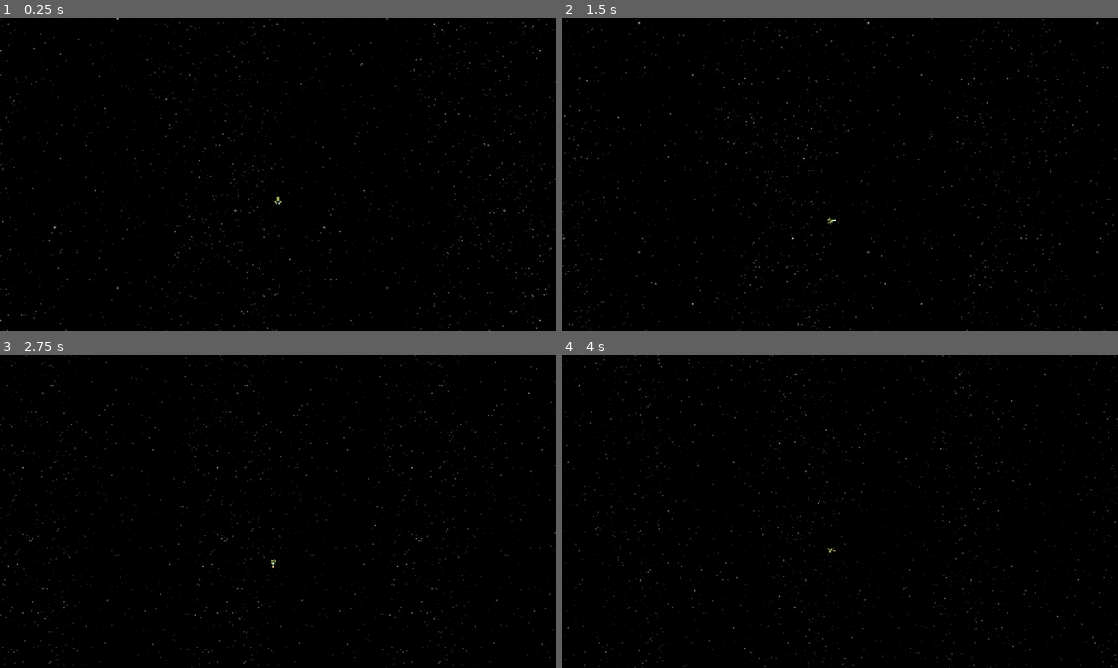
Above: before the commit, frames 1-4 (two rows, left to right).
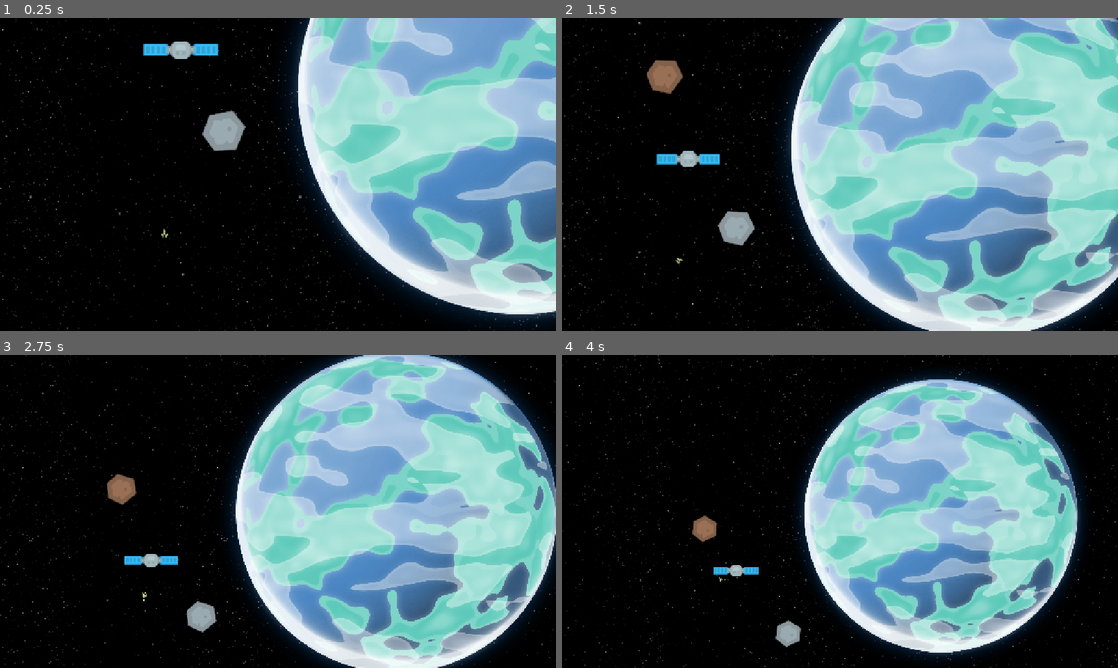
Above: after the commit, the same moments.

Repository: Kevallion/projet_k
Game: Godot game, scene res://scenes/levels/level_1.tscn
Two runs of this game, one before a commit and one after it. Both use one fixed random seed, a clock stepped at 60 frames per second and the inputs below.
Inputs (mouse positions are in pixels of both pictures, inside the frame that each line leads up to):
- Up to frame 1 (0.25 s): no input
- Up to frame 2 (1.5 s): move the mouse to (962, 158) at 0.52 s; hold Right (ui_right) 0.53-1.25 s; tap Mouse wheel down (molette_down) at 0.6 s; click (962, 158) at 0.67 s; drag from (728, 190) to (840, 143) at 1.27 s
- Up to frame 3 (2.75 s): move the mouse to (333, 442) at 2.02 s; hold Right (ui_right) from 2.03 s (still down); tap Mouse wheel down (molette_down) at 2.1 s
- Up to frame 4 (4 s): release Right (ui_right) at 2.75 s; drag from (812, 574) to (673, 464) at 2.77 s; move the mouse to (1006, 558) at 3.52 s; hold Left (ui_left) from 3.53 s (still down); tap Mouse wheel down (molette_down) at 3.6 s

The runs differ from the first frame. In frame 1, 42% of the frame differs, in the area x 0-100%, y 0-100%; in frame 2, 56%; in frame 3, 50%; in frame 4, 37%.

Commit message:
fix minor

Diff:
--- a/project.godot
+++ b/project.godot
@@ -29,6 +29,7 @@
 [global_group]
 
 player="joueur"
+space_object=""
 
 [input]
 
@@ -43,6 +44,12 @@
 ]
 }
 
+[layer_names]
+
+2d_physics/layer_1="player"
+2d_physics/layer_2="space_objet"
+2d_physics/layer_3="intéraction"
+
 [physics]
 
 3d/physics_engine="Jolt Physics"
--- a/scenes/levels/level_1.tscn
+++ b/scenes/levels/level_1.tscn
@@ -5,6 +5,10 @@
 [ext_resource type="Script" uid="uid://bmppbil7kx440" path="res://scripts/ui/camera_area_2d.gd" id="3_x42e6"]
 [ext_resource type="AudioStream" uid="uid://drm1str7chls" path="res://assets/audio/music/Space 1.mp3" id="4_x42e6"]
 [ext_resource type="Texture2D" uid="uid://cffjnt6mm0lu4" path="res://assets/sprites/3261219552.png" id="5_6761a"]
+[ext_resource type="Script" uid="uid://jgxd8lob1aub" path="res://scripts/entities/asteroid.gd" id="5_oc4kc"]
+[ext_resource type="Texture2D" uid="uid://dt4jkuu2luw2b" path="res://assets/sprites/meteors/meteorGrey_small2.png" id="6_s8va5"]
+[ext_resource type="Script" uid="uid://c2sl5dggvfeu5" path="res://scripts/entities/planet.gd" id="8_dga24"]
+[ext_resource type="PackedScene" uid="uid://cbus4r2vum2hc" path="res://scenes/entities/spatial_station.tscn" id="10_qxy0u"]
 
 [sub_resource type="RectangleShape2D" id="RectangleShape2D_6761a"]
 size = Vector2(1400, 1000)
@@ -1770,10 +1774,13 @@
 "speed": 5.0
 }]
 
+[sub_resource type="CircleShape2D" id="CircleShape2D_excbq"]
+radius = 964.0021
+
 [node name="Level1" type="Node2D" unique_id=708747007]
 
 [node name="Player" parent="." unique_id=632786190 instance=ExtResource("1_6iamk")]
-position = Vector2(922, 464)
+position = Vector2(511, 571)
 
 [node name="ParallaxNode" type="Node2D" parent="." unique_id=1992718094]
 z_index = -1000
@@ -1807,6 +1814,26 @@
 stream = ExtResource("4_x42e6")
 autoplay = true
 parameters/looping = true
+
+[node name="Asteroid" type="CharacterBody2D" parent="." unique_id=467215900 groups=["space_object"]]
+position = Vector2(523, -95.04974)
+collision_layer = 2
+script = ExtResource("5_oc4kc")
+metadata/_custom_type_script = "uid://jgxd8lob1aub"
+
+[node name="Asteroid2" type="CharacterBody2D" parent="." unique_id=2047042607 groups=["space_object"]]
+position = Vector2(1351, -478)
+collision_layer = 2
+script = ExtResource("5_oc4kc")
+metadata/_custom_type_script = "uid://jgxd8lob1aub"
+
+[node name="Asteroid3" type="CharacterBody2D" parent="." unique_id=1676775816 groups=["space_object"]]
+position = Vector2(645, 310)
+collision_layer = 2
+platform_on_leave = 2
+script = ExtResource("5_oc4kc")
+asteroidTexture = ExtResource("6_s8va5")
+metadata/_custom_type_script = "uid://jgxd8lob1aub"
 
 [node name="AnimatedSprite2D" type="AnimatedSprite2D" parent="." unique_id=1055201885]
 texture_filter = 1
@@ -1815,6 +1842,22 @@
 autoplay = "default"
 frame_progress = 0.09672816
 
+[node name="Planet" type="CharacterBody2D" parent="." unique_id=1163074045]
+position = Vector2(1330, 244)
+collision_layer = 0
+script = ExtResource("8_dga24")
+metadata/_custom_type_script = "uid://c2sl5dggvfeu5"
+
+[node name="Area2D" type="Area2D" parent="Planet" unique_id=544011959]
+collision_mask = 3
+
+[node name="CollisionShape2D" type="CollisionShape2D" parent="Planet/Area2D" unique_id=335339867]
+shape = SubResource("CircleShape2D_excbq")
+
+[node name="Spatial_Station" parent="." unique_id=708156702 instance=ExtResource("10_qxy0u")]
+position = Vector2(552, 124)
+collision_layer = 2
+
 [connection signal="body_entered" from="CameraAreaNode/CameraArea2D" to="CameraAreaNode/CameraArea2D" method="_on_body_entered"]
 [connection signal="body_exited" from="CameraAreaNode/CameraArea2D" to="CameraAreaNode/CameraArea2D" method="_on_body_exited"]
 [connection signal="body_entered" from="CameraAreaNode/CameraArea2D2" to="CameraAreaNode/CameraArea2D2" method="_on_body_entered"]
--- a/scripts/entities/planet.gd
+++ b/scripts/entities/planet.gd
@@ -2,11 +2,11 @@
 class_name Planet extends CharacterBody2D
 
 ## la texture de la planet
-@export var planetTexture : Texture2D = preload("uid://blx2yg2hr7ojl") : set = set_sprite_planet
+@export var planetTexture : Texture2D = preload("res://assets/sprites/planets/planet00.png") : set = set_sprite_planet
 
 ##la shape de colision de l'asterpod
 @export_range(0.0,2000.0) var collisionRange := 46.5 : set = set_collision_range
-@onready var attraction_area: Area2D = %attraction_area
+@onready var attraction_area: Area2D = $Area2D
 
 ##veiller à bien definir la taille de collision en fonctin [br]
 ##de la taille du sprite
